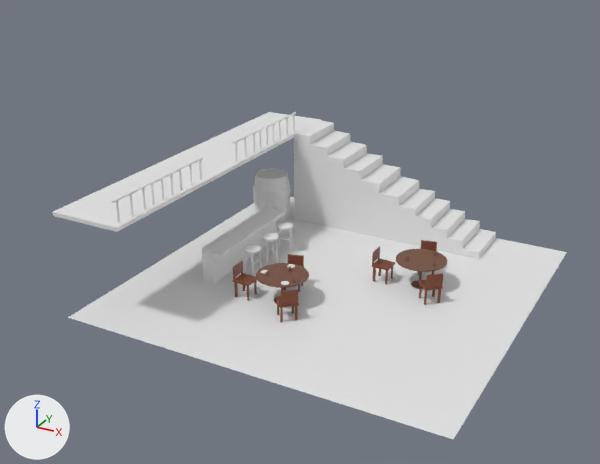
Renders of the Blender file Source Art/Mugs.blend from each side of a commit.
Before and after are seen from a 50 mm lens placed at (260.0, -538.0, 306.0), pointed at (-19.0, -30.0, 52.0). The lights are fixed; the arrows at lower left show +X, +Y and +Z.
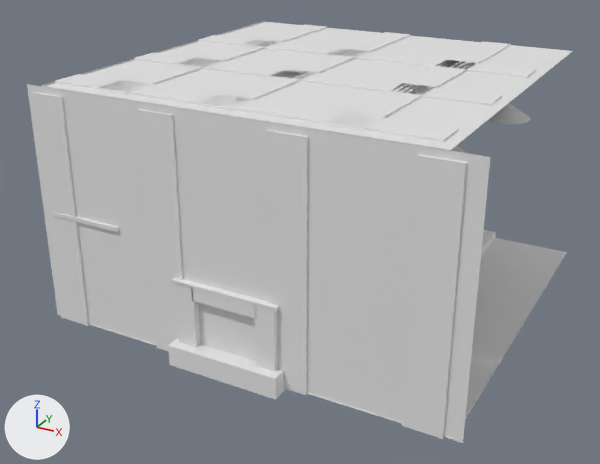
Where the change shows, as pixel boxes (x1, y1, x2, y2) in the pictures (600 x 464 px):
'Cube.022', added
    after: (27, 84, 491, 443)
'Cube.021', added
    after: (45, 22, 572, 154)
'Cube.024', added
    after: (168, 278, 285, 400)
'Torus.006', deleted
    before: (243, 244, 261, 276)
'Torus.003', deleted
    before: (262, 233, 279, 264)
'Cube.011', added
    after: (42, 21, 265, 88)
'Torus.001', deleted
    before: (277, 222, 293, 252)
'Plane', unchanged, covered by the edit
    before: (68, 197, 567, 439)
    after: (90, 238, 567, 439)
'Cube.009', unchanged, covered by the edit
    before: (294, 120, 496, 259)
    after: (481, 230, 496, 255)
'Cube.010', unchanged, covered by the edit
    before: (52, 112, 320, 232)
    after: (52, 212, 119, 232)
'Cylinder.008', unchanged, covered by the edit
    before: (253, 168, 291, 222)

What the commit changed:
Mesh me_cube_045 is new.
It consists of a box spanning x -1.0..1.0, y -1.0..1.0, z -1.0..1.0; a box spanning x -9.98..1.16, y -1.0..1.0, z 0.98..1.07; a box spanning x -9.58..-7.58, y -1.0..1.0, z -1.0..1.0; a box spanning x -7.75..-0.76, y -1.0..1.0, z 0.66..0.98; a box spanning x -10.1..1.59, y -1.68..1.68, z -1.1..-0.56.
Mesh me_cube_043 is new.
It has 36 vertices, 25 faces and spans x -1.0..1.0, y -1.9..22.3, z -1.0..1.1.
Mesh me_cube_042 is new.
It has 344 vertices, 323 faces and spans x -1.0..10.3, y -1.9..22.3, z -1.0..1.1.
Object 'Torus.001' (ob_torus_001) is deleted.
Object 'Torus.003' (ob_torus_003) is deleted.
Object 'Torus.006' (ob_torus_006) is deleted.
Object 'Cube.024' (ob_cube_024) is new; it shows me_cube_045.
Its location is (22.6, -140.7, 28.2).
Its scale is (7.12, 10.4, 28.6).
Object 'Cube.022' (ob_cube_022) is new; it shows me_cube_043.
Its location is (128.5, -144.8, 84.2).
Its rotation in degrees is (0, 0, 90).
Its scale is (3.05, 13.0, 85.2).
Object 'Cube.021' (ob_cube_021) is new; it shows me_cube_042.
Its location is (-12.9, -121.4, 171.9).
Its rotation in degrees is (0, 90, 0).
Its scale is (3.05, 11.8, 137.0).
It gains a BOOLEAN modifier named 'Boolean'.
Modifier setting: operation = 'UNION'.
Modifier setting: double_threshold = 0.000171.
Modifier setting: solver = 'FLOAT'.
Object 'Cube.011' (ob_cube_011) is new; it shows a copy of me_cube_043.
Its location is (-149.2, -121.4, 84.2).
Its scale is (3.05, 11.8, 85.2).
